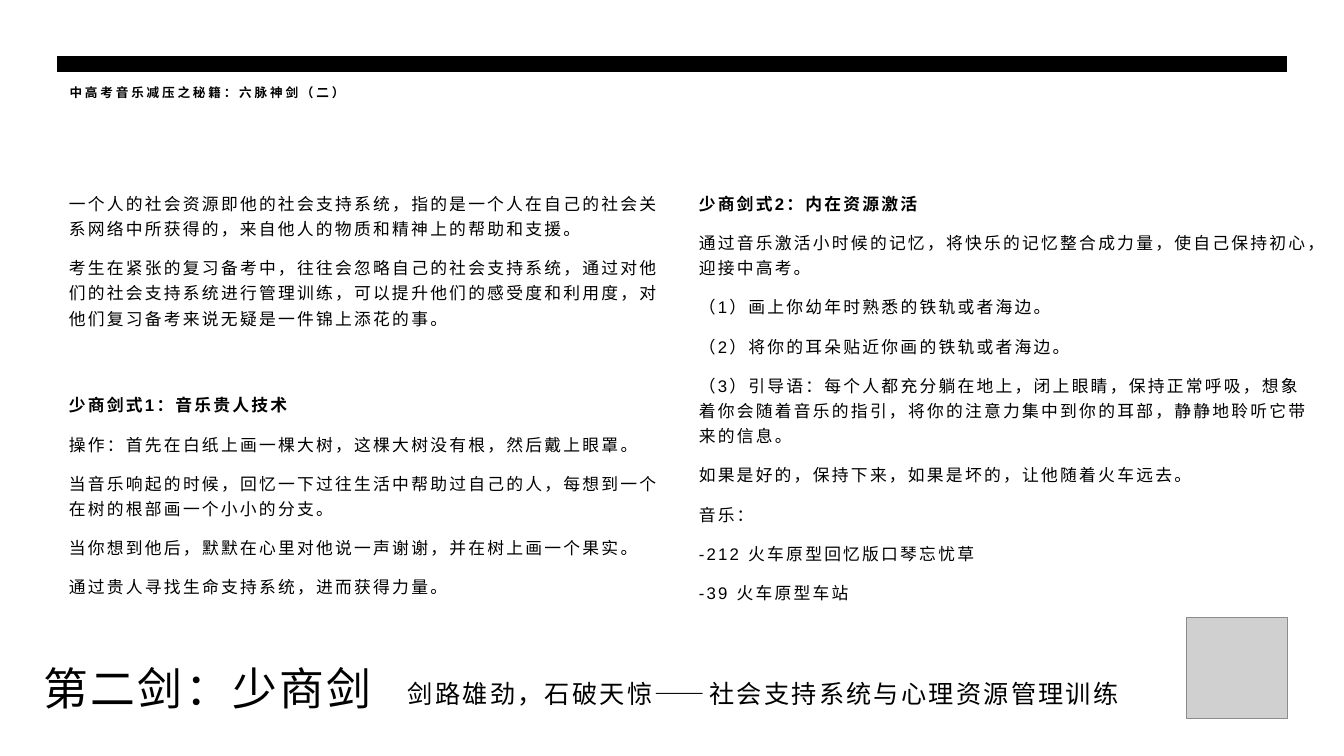
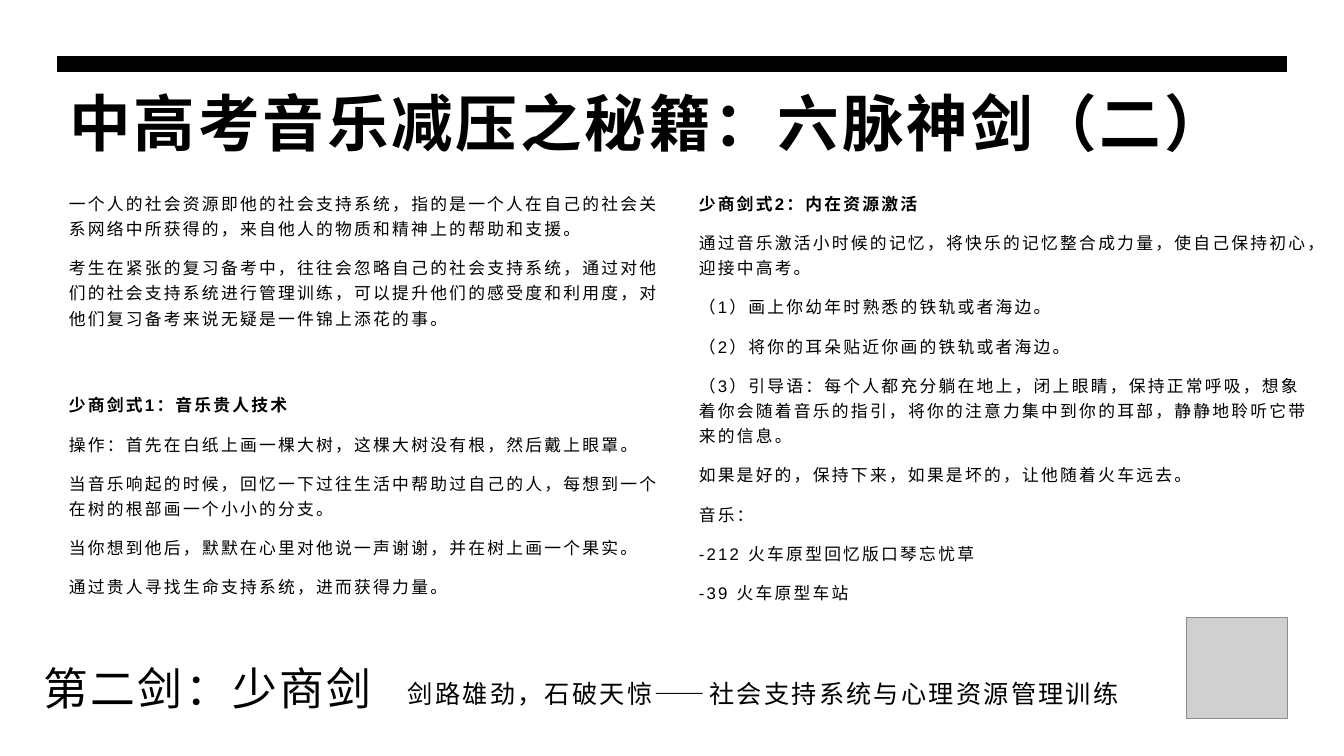
Before and after one commit to panxibei/writing, a slide deck: slide 29 of 44_心理学/30_浥尘伙伴社团原创：中高考音乐减压心理训练/PPT制作素材/浥尘伙伴社团原创：中高考音乐减压心理训练.pptx. Drawn at 1344x756 pixels with LibreOffice and Linux fonts; fonts in the diff are those of the drawing; grey boxes stand for pictures. Boxes give left, top, right and bottom in pixels: in the first picture for what was removed or moved away, otherwise in the second. Text is boxed around its words. In the diff, an @@ line names an element or a change of style, - is before the commit and + after.

```diff
--- a/44_心理学/30_浥尘伙伴社团原创：中高考音乐减压心理训练/PPT制作素材/浥尘伙伴社团原创：中高考音乐减压心理训练.pptx
+++ b/44_心理学/30_浥尘伙伴社团原创：中高考音乐减压心理训练/PPT制作素材/浥尘伙伴社团原创：中高考音乐减压心理训练.pptx
@@ title "中高考音乐减压之秘籍：六脉神剑（二）" at bbox=[70, 93, 1226, 152]: size 9 to 44 pt @@
```
Also in this commit, not shown: 32 other slides changed.
